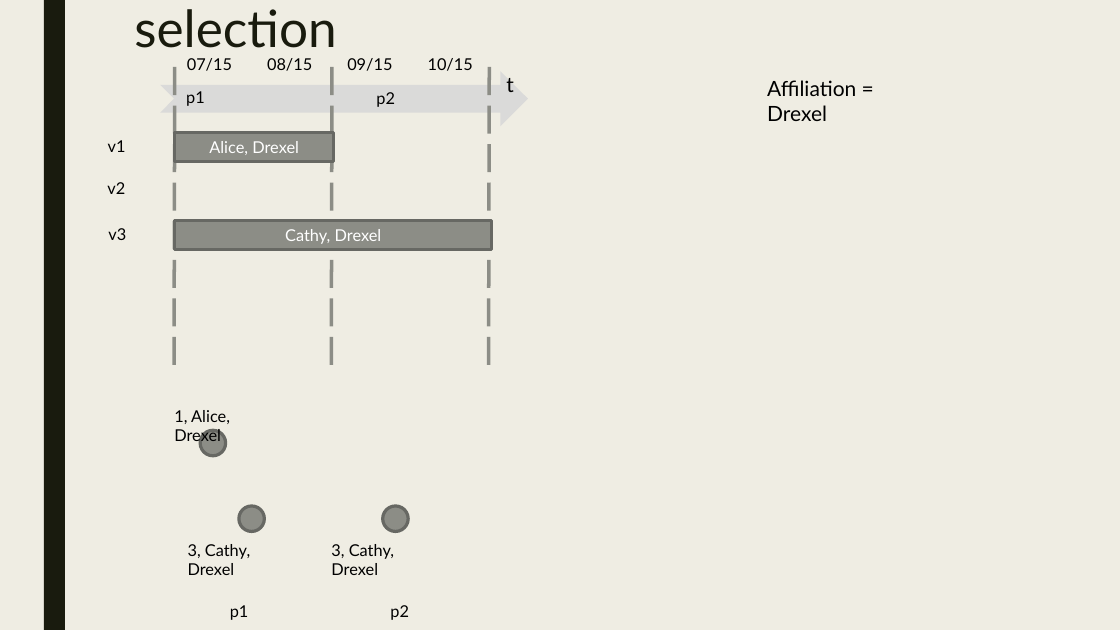
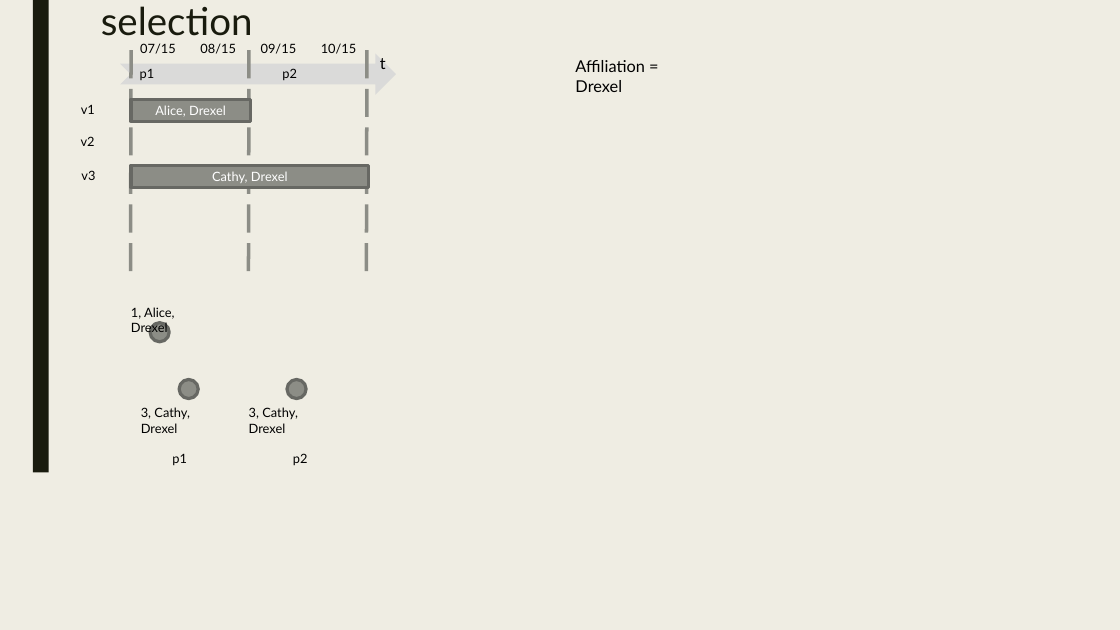
Before and after one commit to PortalDB/portal, a slide deck: slide 13 of paper/pvldb2016/figs/model.pptx (slide 10 before the commit). Drawn at 1120x630 pixels with LibreOffice and Linux fonts; fonts in the diff are those of the drawing. Boxes give left, top, right and bottom in pixels: in the first picture for what was removed or moved away, otherwise in the second. Text is boxed around its words. In the diff, an @@ line names an element or a change of style, - is before the commit and + after.

```diff
--- a/paper/pvldb2016/figs/model.pptx
+++ b/paper/pvldb2016/figs/model.pptx
@@ rectangle: place and size @@
-rectangle at (44,0,65,630)
+rectangle at (33,0,49,472)
@@ title "selection": place and size @@
-title "selection" at (134,9,336,48)
+title "selection" at (101,6,253,36)
@@ title "selection" at (101,6,253,36): size 44 to 33 pt @@
@@ notched right arrow: place and size @@
-notched right arrow at (160,71,528,127)
+notched right arrow at (120,53,396,94)
@@ line moved from (175, 67) - (174, 367) to (131, 50) - (130, 275) @@
@@ text "07/15": place and size @@
-text "07/15" at (187,58,232,71)
+text "07/15" at (140,43,176,54)
@@ text "08/15": place and size @@
-text "08/15" at (267,58,312,71)
+text "08/15" at (200,43,236,54)
@@ line moved from (332, 67) - (331, 367) to (249, 50) - (249, 275) @@
@@ text "09/15": place and size @@
-text "09/15" at (347,58,392,71)
+text "09/15" at (261,43,297,54)
@@ text "10/15": place and size @@
-text "10/15" at (428,58,473,71)
+text "10/15" at (321,43,357,54)
@@ line moved from (489, 67) - (489, 367) to (367, 50) - (366, 275) @@
@@ text "t": place and size @@
-text "t" at (506,78,514,92)
+text "t" at (380,58,386,69)
@@ text "t" at (380,58,386,69): size 18 to 14 pt @@
@@ text "Affiliation = Drexel" at (575,60,645,92): size 18 to 14 pt @@
@@ text "Affiliation = Drexel": place and size @@
-text "Affiliation = Drexel" at (767,80,856,121)
+text "Affiliation = Drexel" at (575,60,645,92)
@@ text "p1": place and size @@
-text "p1" at (186,91,205,106)
+text "p1" at (140,69,155,80)
@@ text "p2": place and size @@
-text "p2" at (376,92,395,107)
+text "p2" at (282,68,297,80)
@@ text "v1": place and size @@
-text "v1" at (108,140,126,152)
+text "v1" at (81,104,95,114)
@@ rectangle "Alice, Drexel": place and size @@
-rectangle "Alice, Drexel" at (175,132,334,161)
+rectangle "Alice, Drexel" at (131,99,250,121)
@@ text "v2": place and size @@
-text "v2" at (107,182,125,194)
+text "v2" at (81,136,95,146)
@@ text "v3": place and size @@
-text "v3" at (108,228,126,240)
+text "v3" at (81,170,95,180)
@@ rectangle "Cathy, Drexel": place and size @@
-rectangle "Cathy, Drexel" at (175,220,492,250)
+rectangle "Cathy, Drexel" at (131,166,369,187)
@@ text "1, Alice, Drexel": place and size @@
-text "1, Alice, Drexel" at (174,410,230,446)
+text "1, Alice, Drexel" at (131,307,175,335)
@@ ellipse: place and size @@
-ellipse at (200,430,225,455)
+ellipse at (150,323,170,342)
@@ ellipse: place and size @@
-ellipse at (239,506,264,531)
+ellipse at (179,380,198,399)
@@ ellipse: place and size @@
-ellipse at (383,506,408,531)
+ellipse at (287,380,307,399)
@@ text "3, Cathy, Drexel": place and size @@
-text "3, Cathy, Drexel" at (188,544,250,575)
+text "3, Cathy, Drexel" at (141,407,190,433)
@@ text "3, Cathy, Drexel": place and size @@
-text "3, Cathy, Drexel" at (331,544,394,575)
+text "3, Cathy, Drexel" at (249,407,298,433)
@@ text "p1": place and size @@
-text "p1" at (230,605,249,620)
+text "p1" at (172,454,187,466)
@@ size 14 to 11 pt in 16 elements at (140,43,176,54), (140,69,155,80), (81,104,95,114), (200,43,236,54), (81,136,95,146), (261,43,297,54), (131,99,250,121), (81,170,95,180), (321,43,357,54), (282,68,297,80), (131,166,369,187), (131,307,175,335), (141,407,190,433), (249,407,298,433), (172,454,187,466), (293,453,308,465) @@
@@ text "p2": place and size @@
-text "p2" at (390,605,409,620)
+text "p2" at (293,453,308,465)
```
Also in this commit, not shown: 16 other slides changed, 5 slides added, 2 other files.
